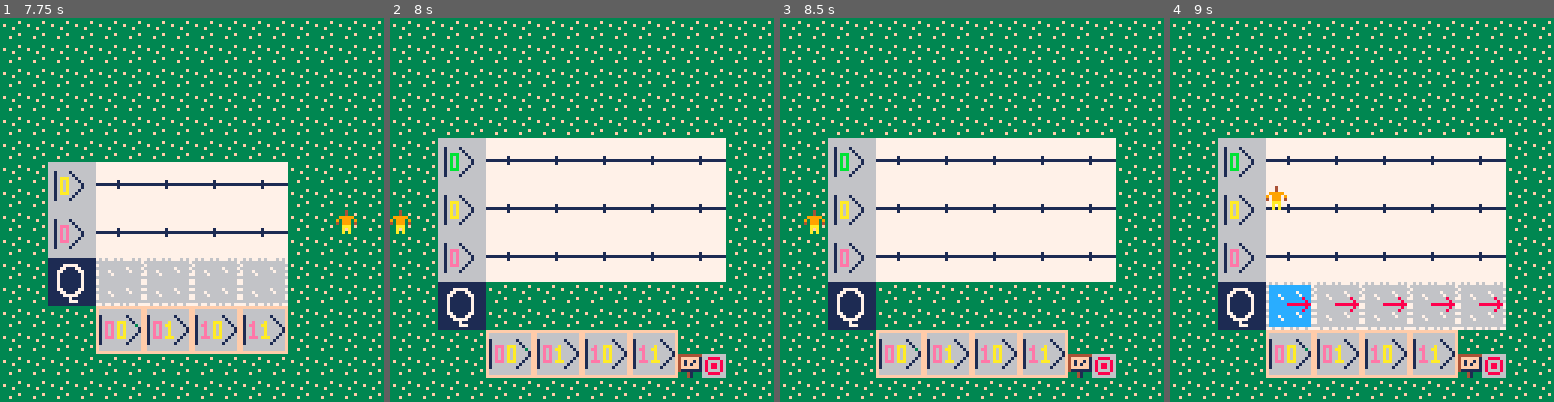
Above: before the commit, frames 1-4 (left to right).
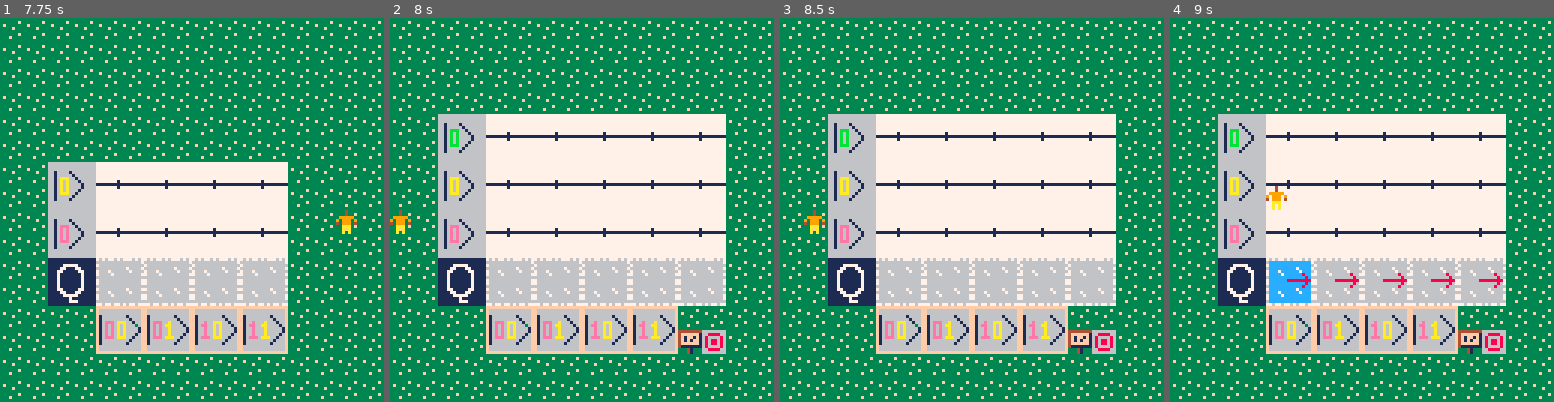
Above: after the commit, the same moments.

Repository: JavaFXpert/QiskitBlocksPico
Game: PICO-8 cartridge qiskitblocks.p8
Two runs of this game, one before a commit and one after it. Both use one fixed random seed, a clock stepped at 60 frames per second and the inputs below.
Inputs:
- Up to frame 1 (7.75 s): tap X (X key) at 0.33, 0.7, 1.43, 2.58, 3.1, 3.62, 4.13, 4.65, 5.17, 5.68, 6.2, 6.72, 7.23 s; tap O (Z key) at 1.07, 1.8, 2.43, 3.07, 3.7, 4.33, 4.97, 5.6, 6.23, 6.87, 7.5 s; hold Right 2.33-3.33 s; hold Right 3.38-4.22 s; hold Up 4.27-4.67 s; hold Right 4.72-5.72 s; hold Down 5.77-6.1 s; hold Left 6.15-6.98 s; hold Right from 7.03 s (still down)
- Up to frame 2 (8 s): keep holding Right; tap X (X key) at 7.75 s
- Up to frame 3 (8.5 s): release Right at 8.03 s; hold Right from 8.08 s (still down); tap O (Z key) at 8.13 s; tap X (X key) at 8.27 s
- Up to frame 4 (9 s): tap O (Z key) at 8.77 s; tap X (X key) at 8.78 s; release Right at 8.92 s; hold Up from 8.97 s (still down)

Frame 1 is identical in both runs. In frame 2, 26% of the frame differs, in the area x 12-88%, y 25-94%; in frame 3, 26%; in frame 4, 23%.

Commit message:
Fix global phase

Diff:
--- a/qiskitblocks.p8
+++ b/qiskitblocks.p8
@@ -35,7 +35,7 @@
    check_win_lose()
    if sel_circ and
     sel_circ.is_dirty() then
-    sel_circ.set_dirty(false)
+    --sel_circ.set_dirty(false)
     local qc=sel_circ.comp_circ()
     local res = simulate(qc,"statevector")
     compute_statevector(res)
@@ -678,9 +678,9 @@
 --test circuit 1
  circ.new(2,4)
  local nd=qbnode()
---  nd.new(node_types.x,0,0)
+--  nd.new(node_types.h,0,0)
 --  circ.set_node(1,1,nd)
---  nd.new(node_types.h)
+--  nd.new(node_types.z,0,0)
 --  circ.set_node(1,2,nd)
  local qc=circ.comp_circ()
 
@@ -693,7 +693,7 @@
  --test circuit 2
  circ=qbcirc()
  circ.new(3,5)
- circ.set_pos(18,11)
+ circ.set_pos(18,10)
  local tx,ty=circ.get_pos()
  --printh("tx:"..tx.." ty:"..ty)
 
@@ -962,6 +962,8 @@
   local first_liq_tile=192
   local first_phase_tile=160
   local mx,my=sel_circ.get_pos()
+  local p4_rads_offset=0
+  local p4_rads_offset_set=false
 
   for col_num=1,min(#sel_sv, sel_circ.ncols()) do
     local amp = sel_sv[col_num]
@@ -985,6 +987,15 @@
 
     local prob=(complex.abs(sel_sv[col_num]))^2
     local scaled_prob=flr(prob*liq_levs)
+
+    --remove global phase for any basis states with prob
+    if prob>0 and not p4_rads_offset_set then
+      p4_rads_offset=-p4_rads
+      p4_rads_offset_set=true
+    end
+    if prob>0 then
+      p4_rads=(p4_rads+p4_rads_offset+pi_rads*2)%(pi_rads*2)
+    end
 
     local spr_prob_tile=empty_liq_tile
     if scaled_prob>0 then
@@ -1637,30 +1648,30 @@
 0101010101010101010101010101010101010101010101010101010101010101010101010101010101010101010101010101010101010101010101010101010101010101010101010101010101010101010101010101010101010101010101010101010101010101010101010101010101010101010101010101010101010101
 0101010101010101010101010101010101010101010101010101010101010101010101010101010101010101010101010101010101010101010101010101010101010101010101010101010101010101010101010101010101010101010101010101010101010101010101010101010101010101010101010101010101010101
 0101010101010101010101010101010101010101010101010101010101010101010101010101010101010101010101010101010101010101010101010101010101010101010101010101010101010101010101010101010101010101010101010101010101010101010101010101010101010101010101010101010101010101
-01010101e0c1e0e1e0e1e0e10101010101010101010101010101010101010101010101010101010101010101010101010101010101010101010101010101010101010101010101010101010101010101010101010101010101010101010101010101010101010101010101010101010101010101010101010101010101010101
-01010101f0f1f0f1f0f1f0f10101010101010101010101010101010101010101010101010101010101010101010101010101010101010101010101010101010101010101010101010101010101010101010101010101010101010101010101010101010101010101010101010101010101010101010101010101010101010101
-0101010101010101010101010101010101010101010101010101010101010101010101010101010101010101010101010101010101010101010101010101010101010101010101010101010101010101010101010101010101010101010101010101010101010101010101010101010101010101010101010101010101010101
-0101010101010101010101010101010101010101010101010101010101010101010101010101010101010101010101010101010101010101010101010101010101010101010101010101010101010101010101010101010101010101010101010101010101010101010101010101010101010101010101010101010101010101
-0101010101010101010101010101010101010101010101010101010101010101010101010101010101010101010101010101010101010101010101010101010101010101010101010101010101010101010101010101010101010101010101010101010101010101010101010101010101010101010101010101010101010101
-0101010101010101010101010101010101010101010101010101010101010101010101010101010101010101010101010101010101010101010101010101010101010101010101010101010101010101010101010101010101010101010101010101010101010101010101010101010101010101010101010101010101010101
-0101010101010101010101010101010101010101010101010101010101010101010101010101010101010101010101010101010101010101010101010101010101010101010101010101010101010101010101010101010101010101010101010101010101010101010101010101010101010101010101010101010101010101
-0101010101010101010101010101010101010101010101010101010101010101010101010101010101010101010101010101010101010101010101010101010101010101010101010101010101010101010101010101010101010101010101010101010101010101010101010101010101010101010101010101010101010101
-0101010101010101010101010101010101010101010101010101010101010101010101010101010101010101010101010101010101010101010101010101010101010101010101010101010101010101010101010101010101010101010101010101010101010101010101010101010101010101010101010101010101010101
-0101010101010101010101010101010101010101010101010101010101010101010101010101010101010101010101010101010101010101010101010101010101010101010101010101010101010101010101010101010101010101010101010101010101010101010101010101010101010101010101010101010101010101
-0101010101010101010101010101010101010101010101010101010101010101010101010101010101010101010101010101010101010101010101010101010101010101010101010101010101010101010101010101010101010101010101010101010101010101010101010101010101010101010101010101010101010101
-0101010101010101010101010101010101010101010101010101010101010101010101010101010101010101010101010101010101010101010101010101010101010101010101010101010101010101010101010101010101010101010101010101010101010101010101010101010101010101010101010101010101010101
-0101010101010101010101010101010101010101010101010101010101010101010101010101010101010101010101010101010101010101010101010101010101010101010101010101010101010101010101010101010101010101010101010101010101010101010101010101010101010101010101010101010101010101
-0101010101010101010101010101010101010101010101010101010101010101010101010101010101010101010101010101010101010101010101010101010101010101010101010101010101010101010101010101010101010101010101010101010101010101010101010101010101010101010101010101010101010101
-0101010101010101010101010101010101010101010101010101010101010101010101010101010101010101010101010101010101010101010101010101010101010101010101010101010101010101010101010101010101010101010101010101010101010101010101010101010101010101010101010101010101010101
-0101010101010101010101010101010101010101010101010101010101010101010101010101010101010101010101010101010101010101010101010101010101010101010101010101010101010101010101010101010101010101010101010101010101010101010101010101010101010101010101010101010101010101
-0101010101010101010101010101010101010101010101010101010101010101010101010101010101010101010101010101010101010101010101010101010101010101010101010101010101010101010101010101010101010101010101010101010101010101010101010101010101010101010101010101010101010101
-0101010101010101010101010101010101010101010101010101010101010101010101010101010101010101010101010101010101010101010101010101010101010101010101010101010101010101010101010101010101010101010101010101010101010101010101010101010101010101010101010101010101010101
-0101010101010101010101010101010101010101010101010101010101010101010101010101010101010101010101010101010101010101010101010101010101010101010101010101010101010101010101010101010101010101010101010101010101010101010101010101010101010101010101010101010101010101
-0101010101010101010101010101010101010101010101010101010101010101010101010101010101010101010101010101010101010101010101010101010101010101010101010101010101010101010101010101010101010101010101010101010101010101010101010101010101010101010101010101010101010101
-0101010101010101010101010101010101010101010101010101010101010101010101010101010101010101010101010101010101010101010101010101010101010101010101010101010101010101010101010101010101010101010101010101010101010101010101010101010101010101010101010101010101010101
-0101010101010101010101010101010101010101010101010101010101010101010101010101010101010101010101010101010101010101010101010101010101010101010101010101010101010101010101010101010101010101010101010101010101010101010101010101010101010101010101010101010101010101
-…(5 lines of a section not shown)…
+01010101e0c1e0e1e0e1e0e10101010101010101e0e1e0e1e0e1e0e1e0e10101010101010101010101010101010101010101010101010101010101010101010101010101010101010101010101010101010101010101010101010101010101010101010101010101010101010101010101010101010101010101010101010101
+01010101f0f1f0f1f0f1f0f10101010101010101f0f1f0f1f0f1f0f1f0f10101010101010101010101010101010101010101010101010101010101010101010101010101010101010101010101010101010101010101010101010101010101010101010101010101010101010101010101010101010101010101010101010101
+0101010101010101010101010101010101010101010101010101010101010101010101010101010101010101010101010101010101010101010101010101010101010101010101010101010101010101010101010101010101010101010101010101010101010101010101010101010101010101010101010101010101010101
+0101010101010101010101010101010101010101010101010101010101010101010101010101010101010101010101010101010101010101010101010101010101010101010101010101010101010101010101010101010101010101010101010101010101010101010101010101010101010101010101010101010101010101
+0101010101010101010101010101010101010101010101010101010101010101010101010101010101010101010101010101010101010101010101010101010101010101010101010101010101010101010101010101010101010101010101010101010101010101010101010101010101010101010101010101010101010101
+0101010101010101010101010101010101010101010101010101010101010101010101010101010101010101010101010101010101010101010101010101010101010101010101010101010101010101010101010101010101010101010101010101010101010101010101010101010101010101010101010101010101010101
+0101010101010101010101010101010101010101010101010101010101010101010101010101010101010101010101010101010101010101010101010101010101010101010101010101010101010101010101010101010101010101010101010101010101010101010101010101010101010101010101010101010101010101
+0101010101010101010101010101010101010101010101010101010101010101010101010101010101010101010101010101010101010101010101010101010101010101010101010101010101010101010101010101010101010101010101010101010101010101010101010101010101010101010101010101010101010101
+0101010101010101010101010101010101010101010101010101010101010101010101010101010101010101010101010101010101010101010101010101010101010101010101010101010101010101010101010101010101010101010101010101010101010101010101010101010101010101010101010101010101010101
+0101010101010101010101010101010101010101010101010101010101010101010101010101010101010101010101010101010101010101010101010101010101010101010101010101010101010101010101010101010101010101010101010101010101010101010101010101010101010101010101010101010101010101
+0101010101010101010101010101010101010101010101010101010101010101010101010101010101010101010101010101010101010101010101010101010101010101010101010101010101010101010101010101010101010101010101010101010101010101010101010101010101010101010101010101010101010101
+0101010101010101010101010101010101010101010101010101010101010101010101010101010101010101010101010101010101010101010101010101010101010101010101010101010101010101010101010101010101010101010101010101010101010101010101010101010101010101010101010101010101010101
+0101010101010101010101010101010101010101010101010101010101010101010101010101010101010101010101010101010101010101010101010101010101010101010101010101010101010101010101010101010101010101010101010101010101010101010101010101010101010101010101010101010101010101
+0101010101010101010101010101010101010101010101010101010101010101010101010101010101010101010101010101010101010101010101010101010101010101010101010101010101010101010101010101010101010101010101010101010101010101010101010101010101010101010101010101010101010101
+0101010101010101010101010101010101010101010101010101010101010101010101010101010101010101010101010101010101010101010101010101010101010101010101010101010101010101010101010101010101010101010101010101010101010101010101010101010101010101010101010101010101010101
+0101010101010101010101010101010101010101010101010101010101010101010101010101010101010101010101010101010101010101010101010101010101010101010101010101010101010101010101010101010101010101010101010101010101010101010101010101010101010101010101010101010101010101
+0101010101010101010101010101010101010101010101010101010101010101010101010101010101010101010101010101010101010101010101010101010101010101010101010101010101010101010101010101010101010101010101010101010101010101010101010101010101010101010101010101010101010101
+0101010101010101010101010101010101010101010101010101010101010101010101010101010101010101010101010101010101010101010101010101010101010101010101010101010101010101010101010101010101010101010101010101010101010101010101010101010101010101010101010101010101010101
+0101010101010101010101010101010101010101010101010101010101010101010101010101010101010101010101010101010101010101010101010101010101010101010101010101010101010101010101010101010101010101010101010101010101010101010101010101010101010101010101010101010101010101
+0101010101010101010101010101010101010101010101010101010101010101010101010101010101010101010101010101010101010101010101010101010101010101010101010101010101010101010101010101010101010101010101010101010101010101010101010101010101010101010101010101010101010101
+0101010101010101010101010101010101010101010101010101010101010101010101010101010101010101010101010101010101010101010101010101010101010101010101010101010101010101010101010101010101010101010101010101010101010101010101010101010101010101010101010101010101010101
+0101010101010101010101010101010101010101010101010101010101010101010101010101010101010101010101010101010101010101010101010101010101010101010101010101010101010101010101010101010101010101010101010101010101010101010101010101010101010101010101010101010101010101
+…(5 lines of a section not shown)…
